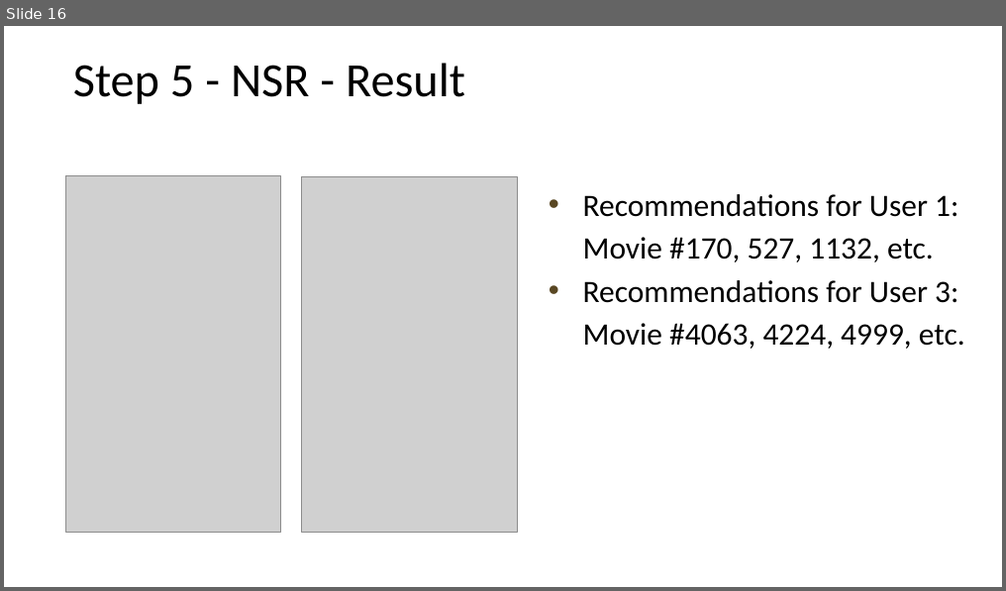
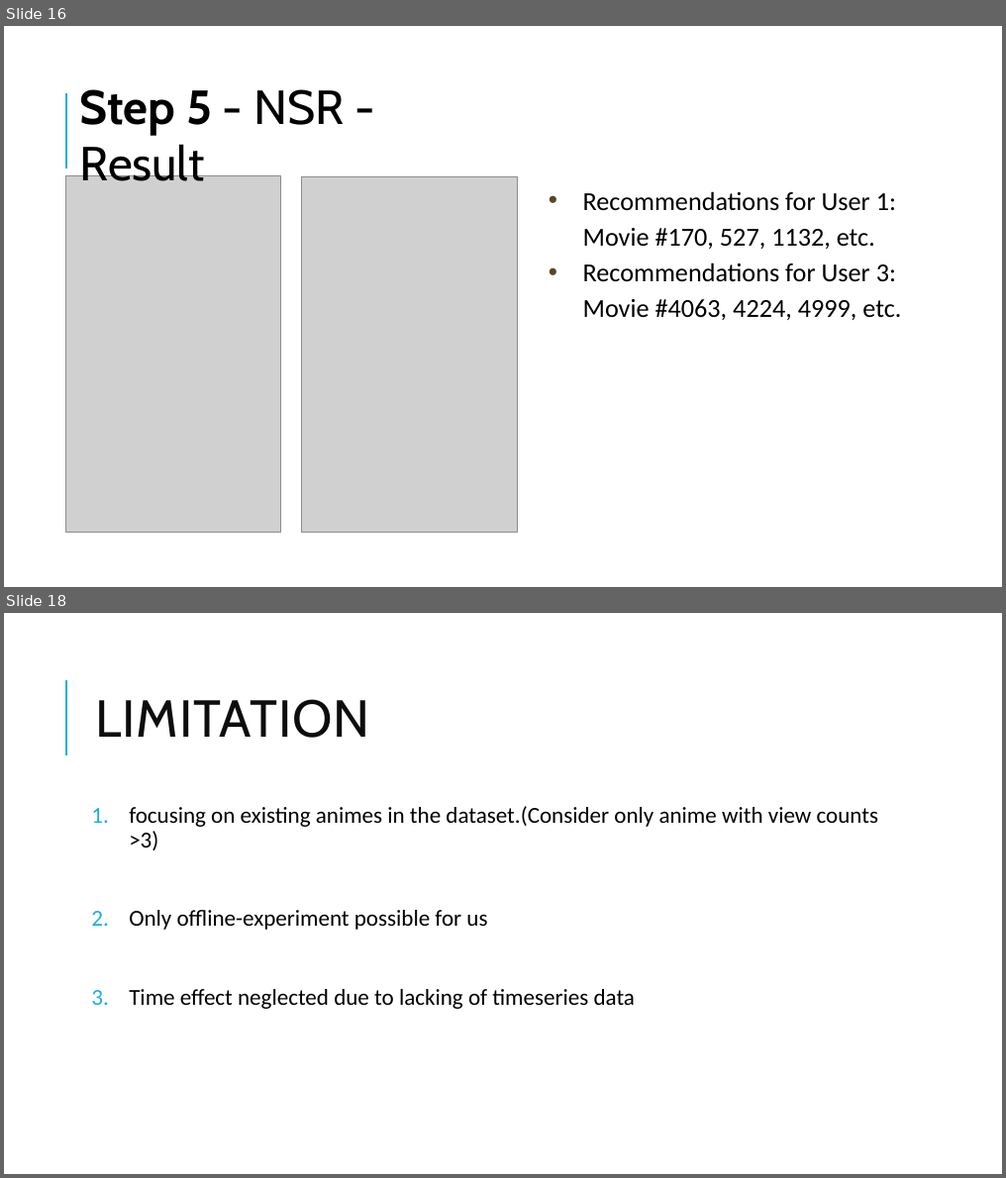
Before and after one commit to 96ian/py, a slide deck: gp/anime_recom.pptx. Shown one above the other, each under a label of ours: slide 16 before the commit, slides 16 and 18 after it; the slides between them are not shown. The pictures are 1006x591 and 1006x1178 pixels, drawn with LibreOffice and Linux fonts; fonts in the diff are those of the drawing; grey boxes stand for pictures. Boxes give left, top, right and bottom in pixels: in the first picture for what was removed or moved away, otherwise in the second. Text is boxed around its words. In the diff, an @@ line names an element or a change of style, - is before the commit and + after.

```diff
--- a/gp/anime_recom.pptx
+++ b/gp/anime_recom.pptx
@@ slide 18 added at bbox=[4, 613, 1002, 1174], background #FFFFFF; not listed: 1 template element that a slide beside it also shows @@
@@ title added at bbox=[95, 699, 370, 738], 50 pt, text #0D0D0D @@
+LIMITATION
@@ text added at bbox=[129, 806, 878, 1009], 22 pt, text #000000 @@
+1. focusing on existing animes in the dataset.(Consider only anime with view counts >3)
+2. Only offline-experiment possible for us
+3. Time effect neglected due to lacking of timeseries data
@@ slide 16 changed as well @@
@@ text "Step 5 - NSR - ...": place and size @@
-text "Step 5 - NSR - ..." at bbox=[73, 63, 465, 104]
+text "Step 5 - NSR - ..." at bbox=[80, 89, 344, 181]
@@ text "Step 5 - NSR - ..." at bbox=[80, 89, 344, 181]: font Calibri to Cabin; bold on in "Step 5" @@
@@ line added from (66, 169) to (66, 93), #1CADE4 1.5 pt @@
@@ text "Recommendations for User 1: Movie ..." at bbox=[583, 191, 901, 320]: size 30 to 25 pt @@
```
Also in this commit, not shown: 16 other slides changed, 6 other slides added.
